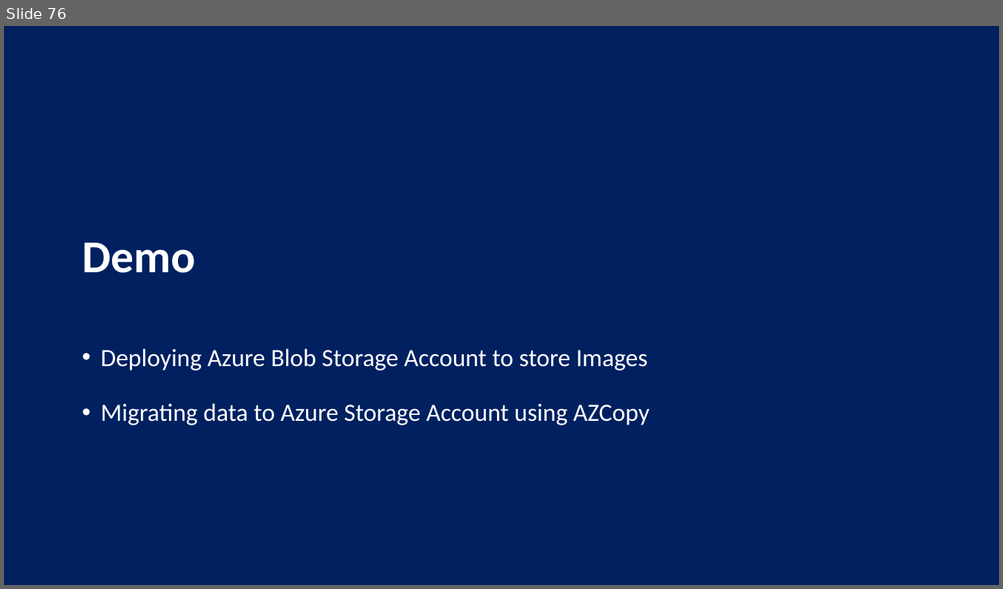
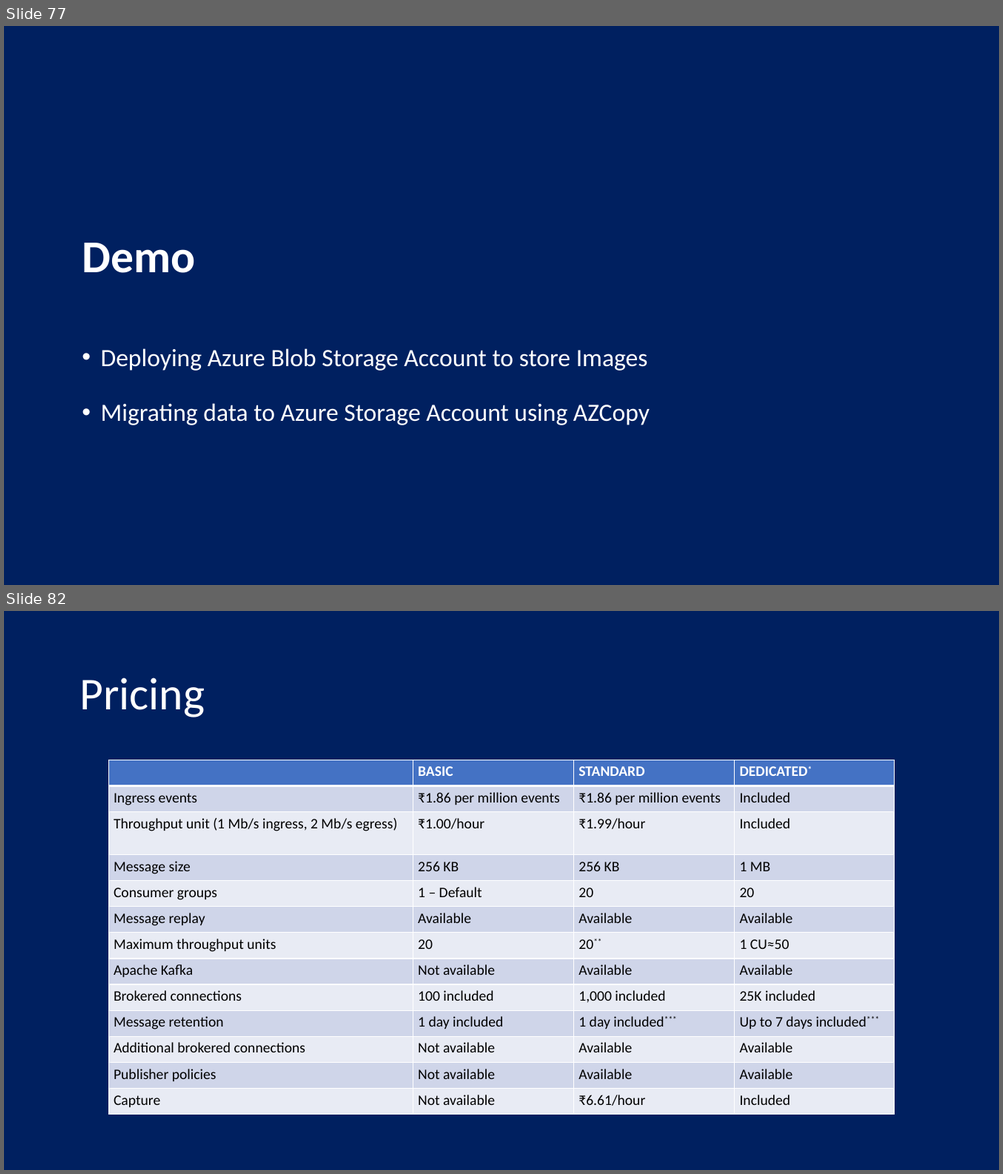
Before and after one commit to nigamsakshi2502/HeroSolutions-Data, a slide deck: Data Series/Day 2/Database Migration using Data Factory - Abdul Rasheed Feroz Khan.pptx. Shown one above the other, each under a label of ours: slide 76 before the commit, slides 77 and 82 after it; the slides between them are not shown. The pictures are 1003x589 and 1003x1174 pixels, drawn with LibreOffice and Linux fonts; fonts in the diff are those of the drawing. Boxes give left, top, right and bottom in pixels: in the first picture for what was removed or moved away, otherwise in the second. Text is boxed around its words. In the diff, an @@ line names an element or a change of style, - is before the commit and + after.

```diff
--- a/Data Series/Day 2/Database Migration using Data Factory - Abdul Rasheed Feroz Khan.pptx
+++ b/Data Series/Day 2/Database Migration using Data Factory - Abdul Rasheed Feroz Khan.pptx
@@ slide 82 added at bbox=[4, 611, 999, 1170], background #002060 @@
@@ title added at bbox=[79, 678, 205, 718], 44 pt, text #FFFFFF @@
+Pricing
@@ table added at bbox=[108, 760, 895, 1116], 13 rows, 4 columns @@
+ | BASIC | STANDARD | DEDICATED*
+Ingress events | ₹1.86 per million events | ₹1.86 per million events | Included
+Throughput unit (1 Mb/s ingress, 2 Mb/s egress) | ₹1.00/hour | ₹1.99/hour | Included
+Message size | 256 KB | 256 KB | 1 MB
+Consumer groups | 1 – Default | 20 | 20
+Message replay | Available | Available | Available
+Maximum throughput units | 20 | 20** | 1 CU≈50
+Apache Kafka | Not available | Available | Available
+Brokered connections | 100 included | 1,000 included | 25K included
+Message retention | 1 day included | 1 day included*** | Up to 7 days included***
+Additional brokered connections | Not available | Available | Available
+Publisher policies | Not available | Available | Available
+Capture | Not available | ₹6.61/hour | Included
@@ what was slide 76 is now slide 77 @@
```
Also in this commit, not shown: 6 other slides added, 8 other files.
